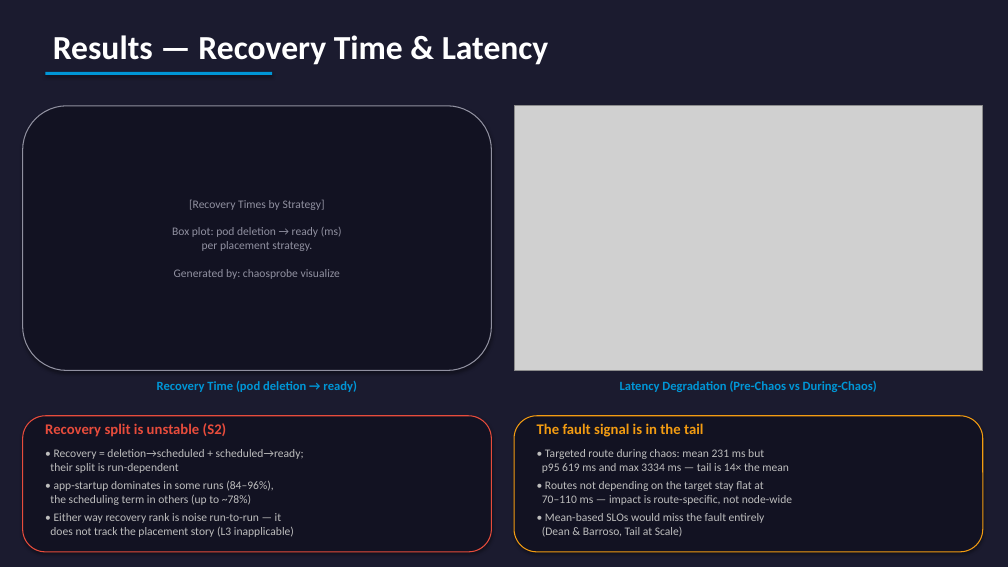
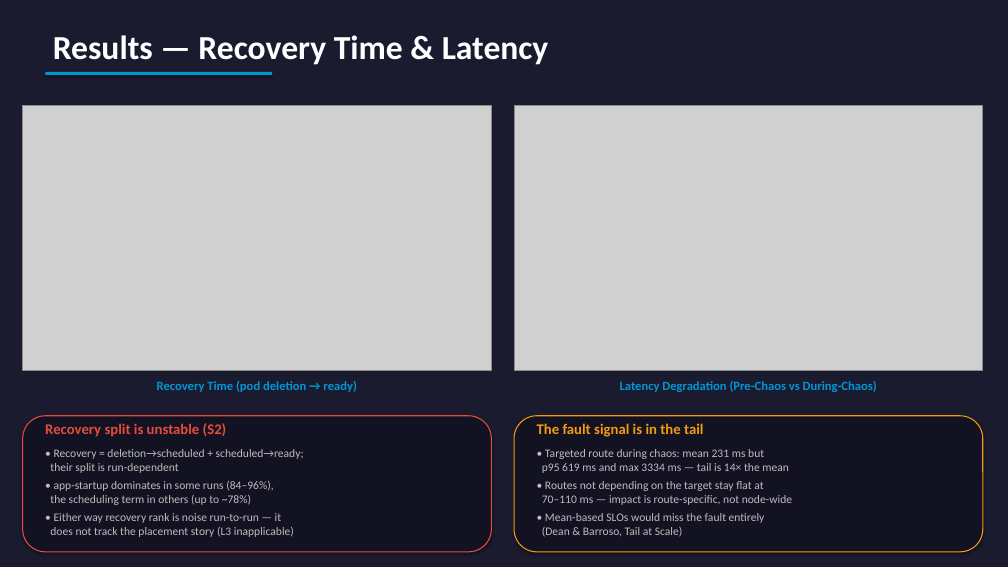
Before and after one commit to yhu02/uva-msc-thesis, a slide deck: slide 10 of ChaosProbe_Presentation.pptx. Drawn at 1008x567 pixels with LibreOffice and Linux fonts; fonts in the diff are those of the drawing; grey boxes stand for pictures. Boxes give left, top, right and bottom in pixels: in the first picture for what was removed or moved away, otherwise in the second. Text is boxed around its words. In the diff, an @@ line names an element or a change of style, - is before the commit and + after.

```diff
--- a/ChaosProbe_Presentation.pptx
+++ b/ChaosProbe_Presentation.pptx
@@ rounded rectangle removed at [23, 106, 492, 371] @@
-[Recovery Times by Strategy]
-Box plot: pod deletion → ready (ms)
-per placement strategy.
-Generated by: chaosprobe visualize
@@ picture added at [23, 106, 492, 371] @@
```
Also in this commit, not shown: 15 other files.
